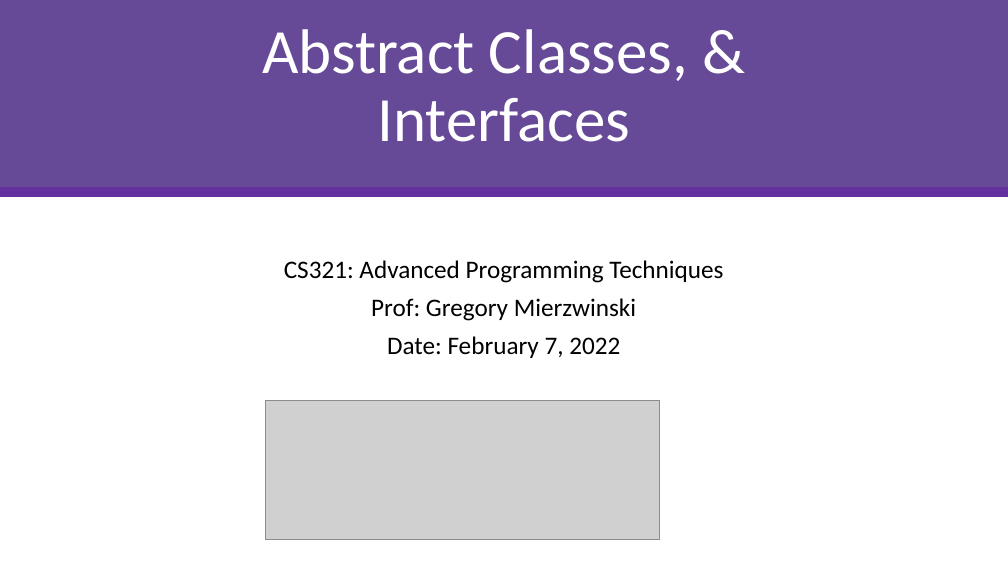
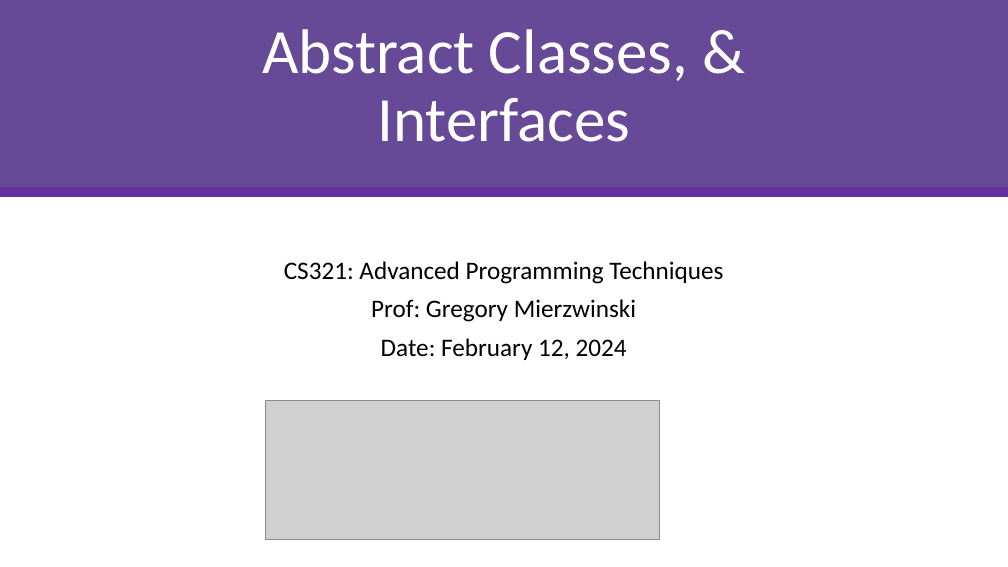
Before and after one commit to gmierzwinski/gmierzwinski.github.io, a slide deck: slide 1 of bishops/cs321/resources/CS321_Lecture_07B.ppt. Drawn at 1008x567 pixels with LibreOffice and Linux fonts; fonts in the diff are those of the drawing; grey boxes stand for pictures; background and template pictures are left out. Boxes give left, top, right and bottom in pixels: in the first picture for what was removed or moved away, otherwise in the second. Text is boxed around its words. In the diff, an @@ line names an element or a change of style, - is before the commit and + after.

```diff
--- a/bishops/cs321/resources/CS321_Lecture_07B.ppt
+++ b/bishops/cs321/resources/CS321_Lecture_07B.ppt
@@ subtitle at (x1=381, y1=338, x2=627, y2=360): text changed @@
-Date: February 7, 2022
+Date: February 12, 2024
```
Also in this commit, not shown: 7 other slides changed, 6 other files.
